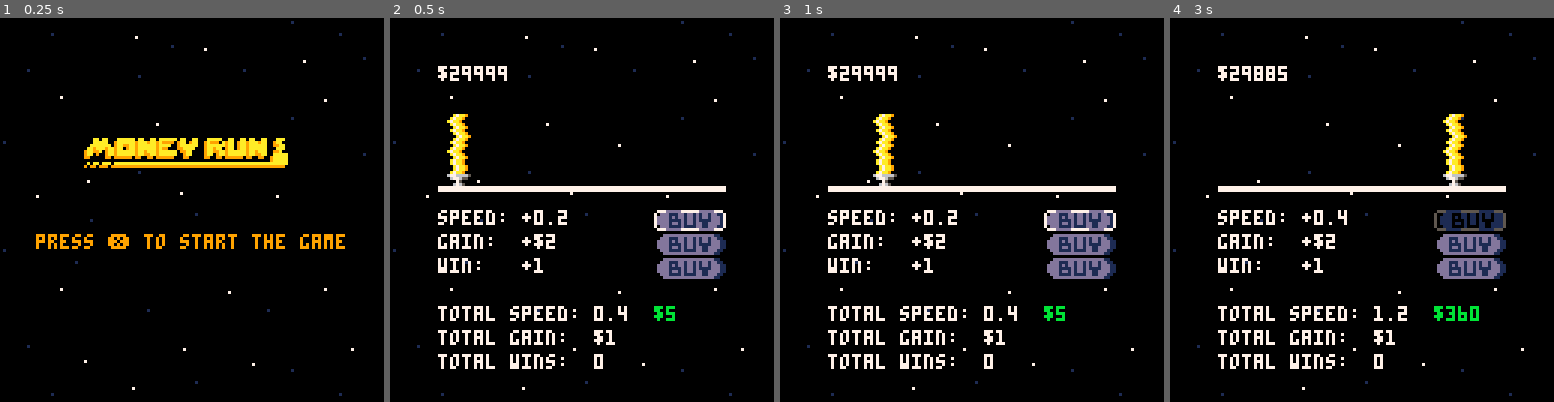
Above: before the commit, frames 1-4 (left to right).
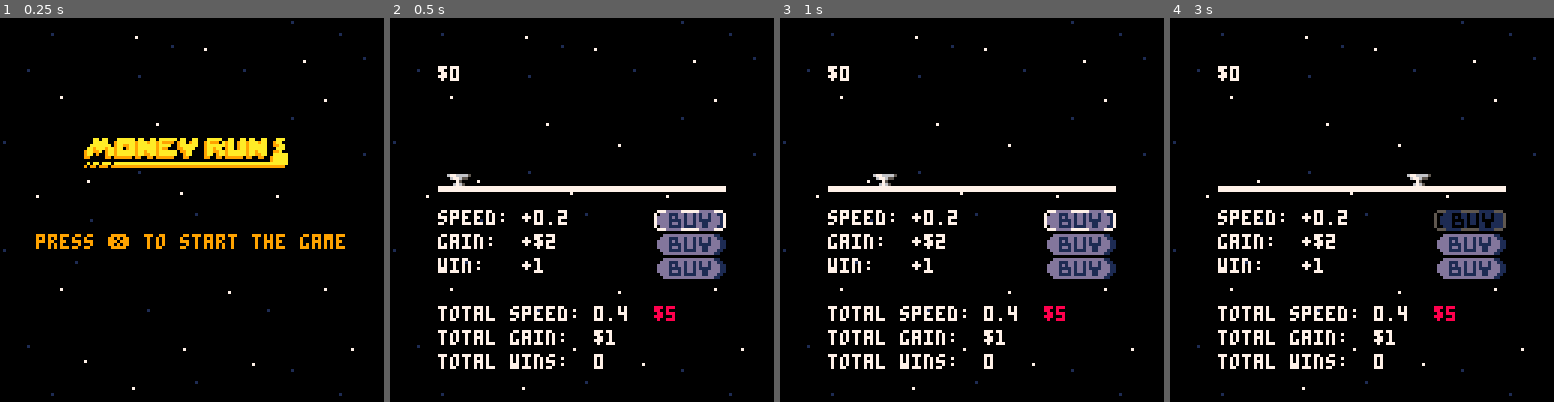
Above: after the commit, the same moments.

Repository: Clineza/money-run
Game: PICO-8 cartridge moneyrun.p8
Same seed, same stepped clock (60 frames per second), same inputs: the game is played once before the commit and once after it.
Inputs:
- Up to frame 1 (0.25 s): no input
- Up to frame 2 (0.5 s): tap X (X key) at 0.33 s
- Up to frame 3 (1 s): no input
- Up to frame 4 (3 s): tap X (X key) at 1.07, 1.85, 2.97 s; hold Up 2.15-2.42 s

Frame 1 is identical in both runs. In frame 2, 1.0% of the frame differs, in the area x 14-75%, y 12-79%; in frame 3, 1.0%; in frame 4, 1.6%, in the area x 15-81%, y 12-79%.

Commit message:
finished main menu song

Diff:
--- a/moneyrun.p8
+++ b/moneyrun.p8
@@ -4,6 +4,7 @@
 function _init()
 	prev_scene = nil
 	current_scene = "main"
+	music(0, 11)
 end
 
 function _update60()
@@ -61,10 +63,9 @@
 	pos = pos.new(2*8, 6*8),
 	speed = 0.4,-- default 0.4 max speed=10
 	num = 0,
-	draw = split("")
 }
 money = {
-	amount = 29999,
+	amount = 0,
 	amount_color = 7,
 	gain = 1,  -- max amount 30000
 	maxamount = 32767,
@@ -253,7 +254,7 @@
 				money.amount -= store.win_cost[store.win_count]
 				wins += store.win_amount[store.win_count]
 				store.win_count += 1
-				money.amount = 32767
+				money.amount = 0
 				moneyman.pos:reset()
 				moneyman.speed = 1 * wins
 				money.gain = 4 * wins
@@ -337,8 +338,12 @@
 function draw_moneyman()
 	if money.amount <= 0 then
 		sspr(0, 12, 8, 4, moneyman.pos.x, moneyman.pos.y+4)
+	elseif money.amount < 250 then
+		sspr(0, 11, 8, 5, moneyman.pos.x, moneyman.pos.y+3)
+	elseif money.amount < 1000 then
+		sspr(0, 10, 8, 6, moneyman.pos.x, moneyman.pos.y+2)
 	elseif money.amount < 5000 then
-		sspr(0, 11, 8, 5, moneyman.pos.x, moneyman.pos.y+3)
+		sspr(0, 9, 8, 7, moneyman.pos.x, moneyman.pos.y+1)
 	elseif money.amount < 10000 then
 		sspr(0, 8, 8, 8, moneyman.pos.x, moneyman.pos.y)
 	elseif money.amount < 15000 then
Not shown, changed: the music (__music__) section of moneyrun.p8
Not shown, changed: the sound effects (__sfx__) section of moneyrun.p8
